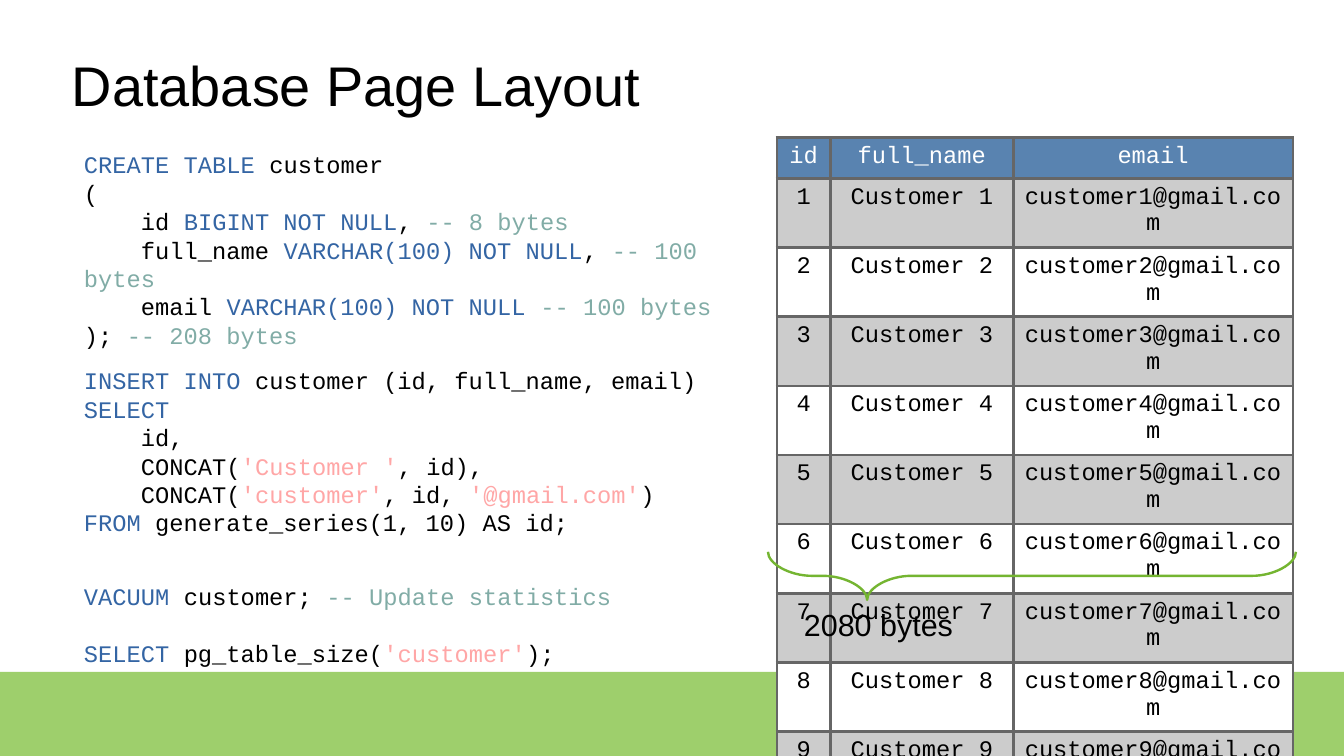
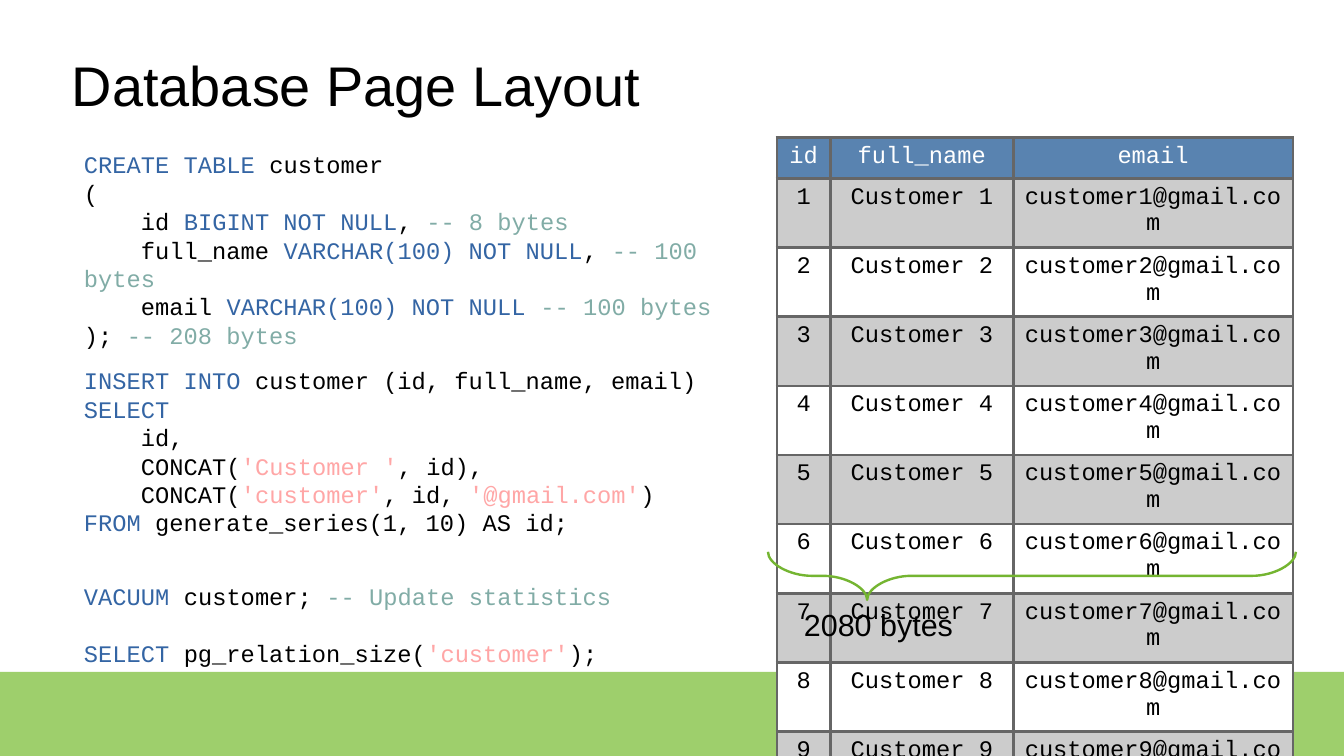
Before and after one commit to rsibanez89/postgres-indexing, a slide deck: slide 3 of Presentation.odp. Drawn at 1344x756 pixels with LibreOffice and Linux fonts; fonts in the diff are those of the drawing. Boxes give left, top, right and bottom in pixels: in the first picture for what was removed or moved away, otherwise in the second. Text is boxed around its words. In the diff, an @@ line names an element or a change of style, - is before the commit and + after.

Commit message:
Updated presentation.

```diff
--- a/Presentation.odp
+++ b/Presentation.odp
@@ text at (x1=84, y1=645, x2=598, y2=667): text changed @@
-SELECT pg_table_size('customer');
+SELECT pg_relation_size('customer');
```
Also in this commit, not shown: 1 slide removed, 2 other files.
